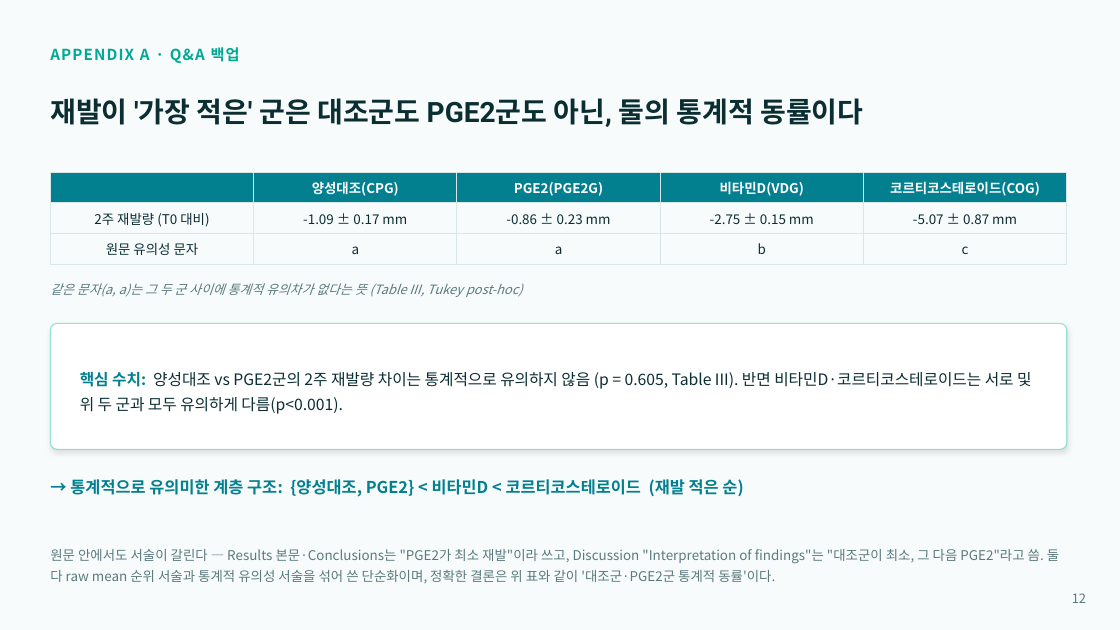
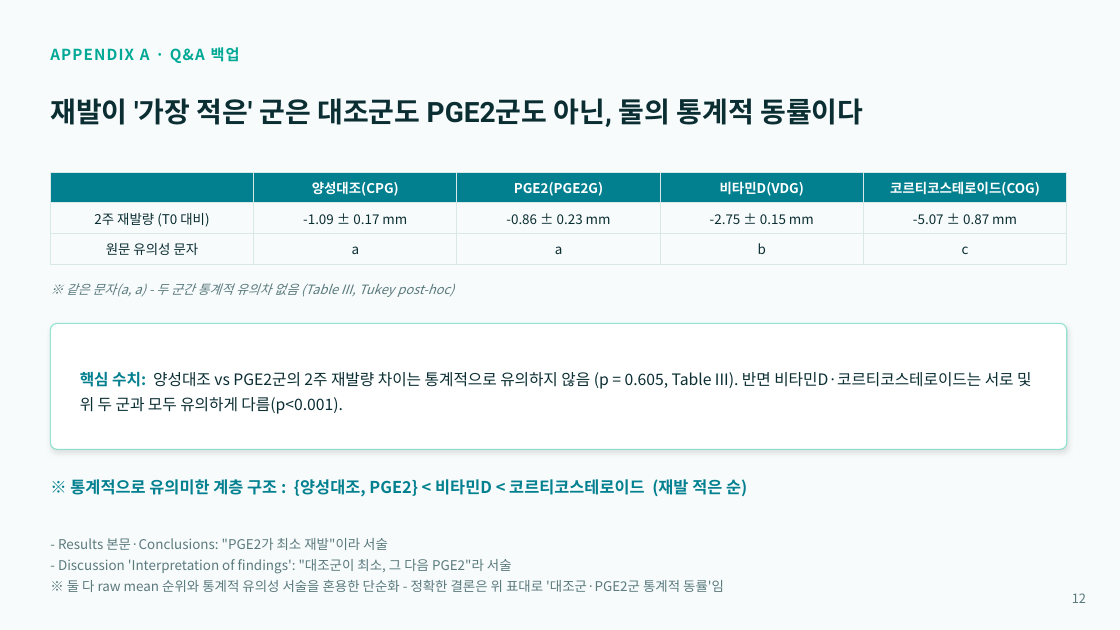
Before and after one commit to yojokem/-, a slide deck: slide 12 of 치과약리학실험2-논문발표/치과약리학실험2_논문발표.pptx. Drawn at 1120x630 pixels with LibreOffice and Linux fonts; fonts in the diff are those of the drawing. Boxes give left, top, right and bottom in pixels: in the first picture for what was removed or moved away, otherwise in the second. Text is boxed around its words. In the diff, an @@ line names an element or a change of style, - is before the commit and + after.

```diff
--- a/치과약리학실험2-논문발표/치과약리학실험2_논문발표.pptx
+++ b/치과약리학실험2-논문발표/치과약리학실험2_논문발표.pptx
@@ text at <box>66,283,454,297</box>: text changed @@
-같은 문자(a, a)는 그 두 군 사이에 통계적 유의차가 없다는 뜻 (Table III, Tukey post-hoc)
+※ 같은 문자(a, a) - 두 군간 통계적 유의차 없음 (Table III, Tukey post-hoc)
@@ text at <box>70,479,747,497</box>: text changed @@
-→ 통계적으로 유의미한 계층 구조: {양성대조, PGE2} < 비타민D < 코르티코스테로이드 (재발 적은 순)
+※ 통계적으로 유의미한 계층 구조 : {양성대조, PGE2} < 비타민D < 코르티코스테로이드 (재발 적은 순)
@@ text at <box>58,538,724,592</box>: text changed @@
-원문 안에서도 서술이 갈린다 — Results 본문·Conclusions는 "PGE2가 최소 재발"이라 쓰고, Discussion "Interpretation of findings"는 "대조군이 최소, 그 다음 PGE2"라고 씀. 둘 다 raw mean 순위 서술과 통계적 유의성 서술을 섞어 쓴 단순화이며, 정확한 결론은 위 표와 같이 '대조군·PGE2군 통계적 동률'이다.
+- Results 본문·Conclusions: "PGE2가 최소 재발"이라 서술
+- Discussion 'Interpretation of findings': "대조군이 최소, 그 다음 PGE2"라 서술
+※ 둘 다 raw mean 순위와 통계적 유의성 서술을 혼용한 단순화 - 정확한 결론은 위 표대로 '대조군·PGE2군 통계적 동률'임
```
Also in this commit, not shown: 9 other slides changed, 1 other file.
